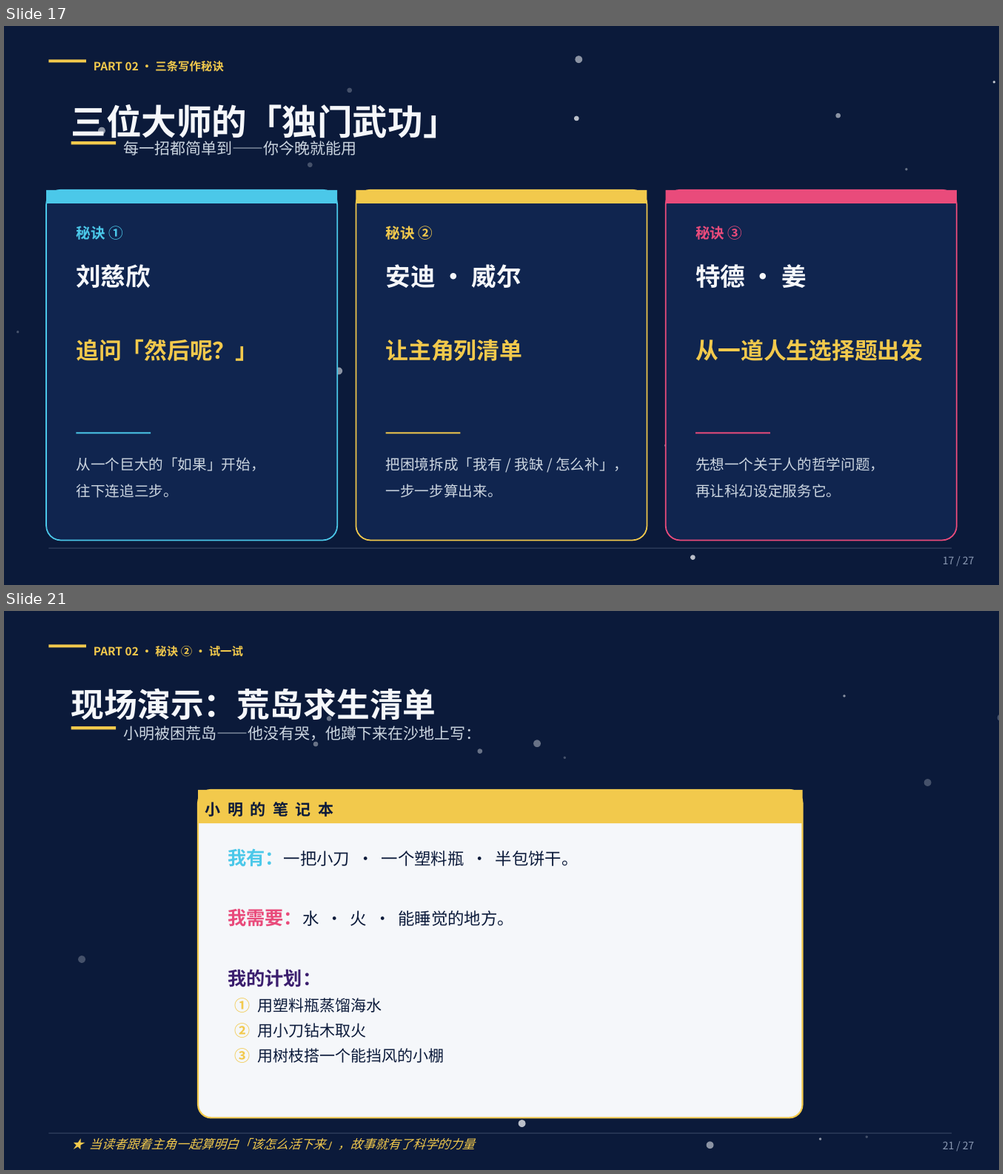
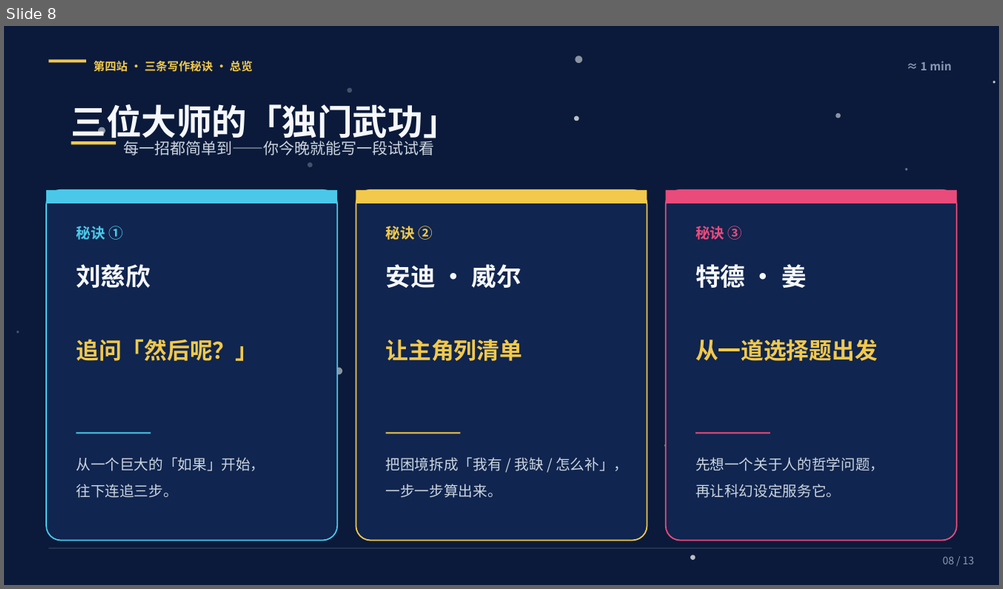
Before and after one commit to risyoucn-boop/kiro2026, a slide deck: 三位科幻大师的武功秘籍.pptx. Shown one above the other, each under a label of ours: slides 17 and 21 before the commit, slide 8 after it; the slides between them are not shown. The pictures are 1003x1174 and 1003x589 pixels, drawn with LibreOffice and Linux fonts; fonts in the diff are those of the drawing. Boxes give left, top, right and bottom in pixels: in the first picture for what was removed or moved away, otherwise in the second. Text is boxed around its words. In the diff, an @@ line names an element or a change of style, - is before the commit and + after.

```diff
--- a/三位科幻大师的武功秘籍.pptx
+++ b/三位科幻大师的武功秘籍.pptx
@@ slide 21 removed at (4,611,999,1170), background #FFFFFF @@
@@ rectangle removed at (4,611,999,1170) @@
@@ rectangle removed at (48,644,86,647) @@
@@ text removed at (94,646,243,657) @@
-PART 02 · 秘诀 ② · 试一试
@@ text removed at (71,688,436,721) @@
-现场演示：荒岛求生清单
@@ ellipse removed at (842,695,845,697) @@
@@ ellipse removed at (327,716,332,721) @@
@@ ellipse removed at (997,714,999,721) @@
@@ rectangle removed at (71,726,116,729) @@
@@ text removed at (123,726,481,743) @@
-小明被困荒岛——他没有哭，他蹲下来在沙地上写：
@@ ellipse removed at (313,741,318,747) @@
@@ ellipse removed at (533,740,540,748) @@
@@ ellipse removed at (477,749,482,755) @@
@@ ellipse removed at (563,757,566,759) @@
@@ ellipse removed at (924,779,931,786) @@
@@ rounded rectangle removed at (198,790,802,1119) @@
@@ rectangle removed at (198,790,802,823) @@
@@ text removed at (205,802,333,817) @@
-小 明 的 笔 记 本
@@ text removed at (227,849,578,1063) @@
-我有：一把小刀 · 一个塑料瓶 · 半包饼干。
-我需要：水 · 火 · 能睡觉的地方。
-我的计划：
-① 用塑料瓶蒸馏海水
-② 用小刀钻木取火
-③ 用树枝搭一个能挡风的小棚
@@ ellipse removed at (78,956,85,963) @@
@@ ellipse removed at (518,1121,526,1128) @@
@@ rectangle removed at (48,1133,951,1134) @@
@@ text removed at (89,1138,475,1150) @@
-★ 当读者跟着主角一起算明白「该怎么活下来」，故事就有了科学的力量
@@ ellipse removed at (706,1142,714,1150) @@
@@ ellipse removed at (819,1139,821,1141) @@
@@ ellipse removed at (865,1136,868,1139) @@
@@ text removed at (942,1142,974,1150) @@
-21 / 27
@@ what was slide 17 is now slide 8 @@
@@ slide 8 changed as well @@
@@ text at (94,61,253,72): text changed @@
-PART 02 · 三条写作秘诀
+第四站 · 三条写作秘诀 · 总览
@@ text added at (920,61,951,70), 11 pt, text #8A99B3, bold @@
+≈ 1 min
@@ text at (123,141,434,156): text changed @@
-每一招都简单到——你今晚就能用
+每一招都简单到——你今晚就能写一段试试看
@@ text at (695,339,877,361): text changed @@
-从一道人生选择题出发
+从一道选择题出发
@@ text at (942,557,974,565): text changed @@
-17 / 27
+08 / 13
```
Also in this commit, not shown: 11 other slides changed, 1 slide added, 13 other slides removed, 1 other file.
